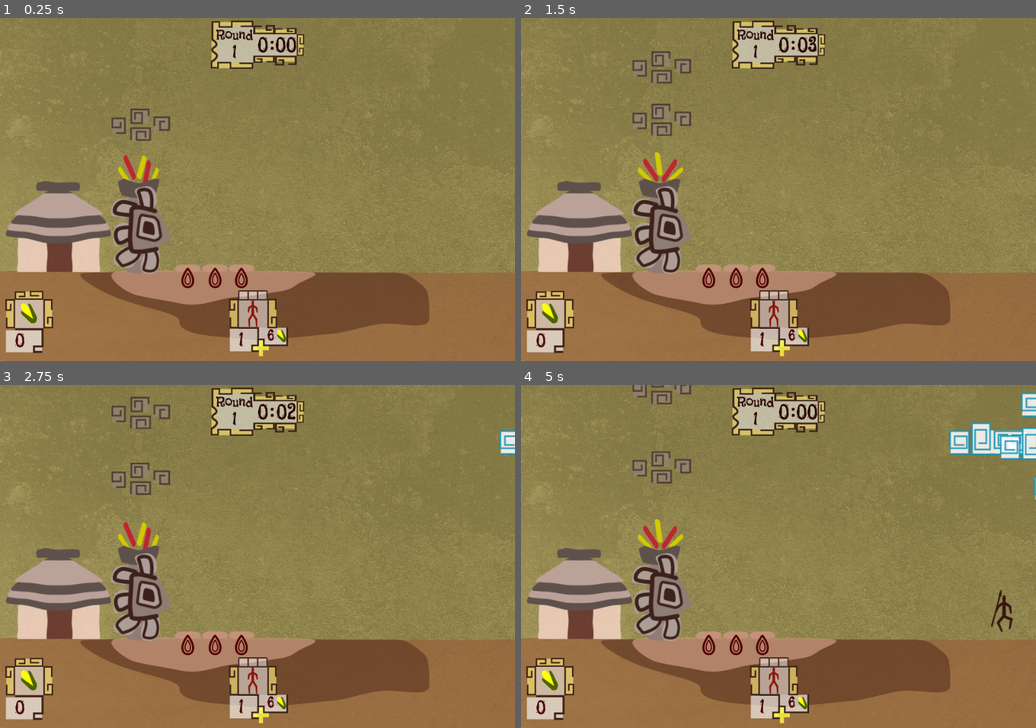
Above: before the commit, frames 1-4 (two rows, left to right).
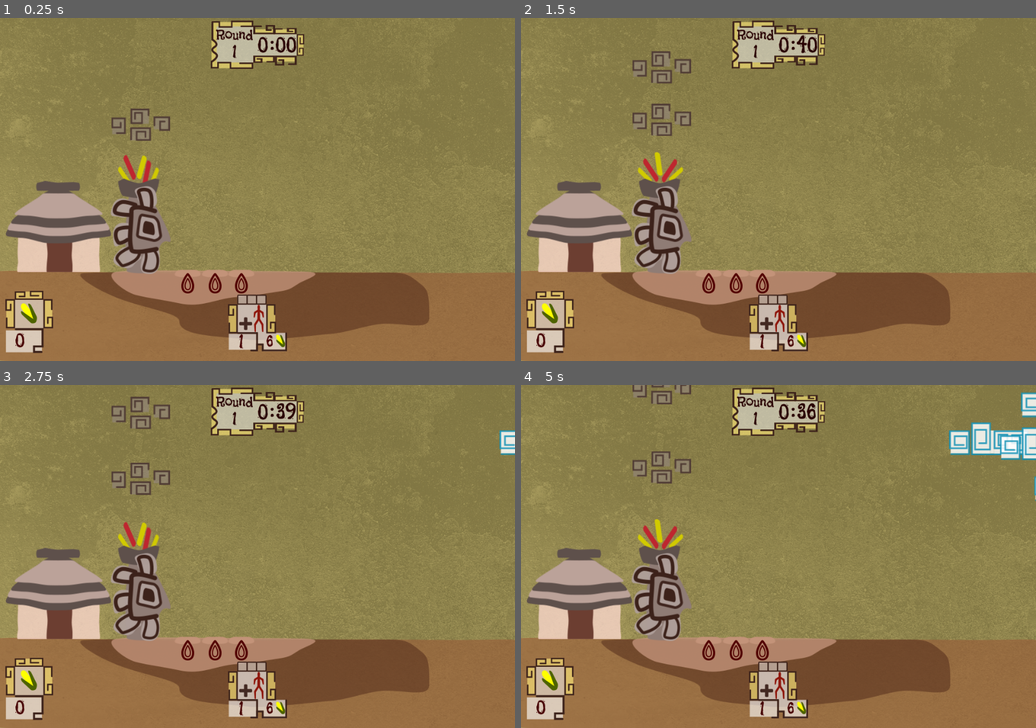
Above: after the commit, the same moments.

Repository: solivo/popol
Game: Godot game, scene res://main/Main.tscn
The game is run twice, just before and just after one commit, with the same random seed, the same clock (stepped at 60 frames per second) and the same inputs.
Inputs (mouse positions are in pixels of both pictures, inside the frame that each line leads up to):
- Up to frame 1 (0.25 s): no input
- Up to frame 2 (1.5 s): click (778, 333) at 0.5 s, where only the run after the commit has a clickable "1"; click (778, 333) at 1.25 s, where only the run after the commit has a clickable "1"
- Up to frame 3 (2.75 s): click (257, 700) at 2 s, where only the run after the commit has a clickable "1"
- Up to frame 4 (5 s): move the mouse to (891, 539) at 2.77 s; press the mouse at (891, 539) at 2.78 s; move the mouse to (675, 573) at 3.52 s; release the mouse at (675, 573) at 3.53 s; click (675, 573) at 3.6 s; move the mouse to (830, 481) at 4.27 s; press the mouse at (830, 481) at 4.28 s

The runs differ from the first frame. In frame 1, 1.7% of the frame differs, in the area x 33-56%, y 71-99%; in frame 2, 1.9%; in frame 3, 1.9%; in frame 4, 2.0%, in the area x 33-96%, y 5-99%.

Commit message:
harvest queue task during battle problems fixed

Diff:
--- a/main/Main.tscn
+++ b/main/Main.tscn
@@ -1,16 +1,18 @@
-[gd_scene load_steps=14 format=2]
+[gd_scene load_steps=16 format=2]
 
 [ext_resource path="res://world/World.tscn" type="PackedScene" id=1]
 [ext_resource path="res://scenes/gui/GUI.gd" type="Script" id=2]
 [ext_resource path="res://scenes/gui/assets/round_panel/round_panel.png" type="Texture" id=3]
 [ext_resource path="res://scenes/gui/assets/fonts/Flavors-Regular.ttf" type="DynamicFontData" id=4]
 [ext_resource path="res://scenes/gui/assets/fonts/timer_round_font.tres" type="DynamicFont" id=5]
-[ext_resource path="res://scenes/gui/assets/units_panel/units_panel.png" type="Texture" id=6]
-[ext_resource path="res://scenes/gui/assets/units_panel/progress_bar_empty.png" type="Texture" id=7]
-[ext_resource path="res://scenes/gui/assets/units_panel/progress_bar_inner.png" type="Texture" id=8]
-[ext_resource path="res://scenes/gui/assets/fonts/font_panel.tres" type="DynamicFont" id=9]
-[ext_resource path="res://scenes/gui/assets/fonts/font_cost_panel.tres" type="DynamicFont" id=10]
-[ext_resource path="res://scenes/gui/assets/corn_amount_panel/corn_amount_panel.png" type="Texture" id=11]
+[ext_resource path="res://scenes/gui/assets/units_panel/units_button_normal.png" type="Texture" id=6]
+[ext_resource path="res://scenes/gui/assets/units_panel/units_button_pressed.png" type="Texture" id=7]
+[ext_resource path="res://scenes/gui/assets/units_panel/units_button_disabled.png" type="Texture" id=8]
+[ext_resource path="res://scenes/gui/assets/units_panel/progress_bar_empty.png" type="Texture" id=9]
+[ext_resource path="res://scenes/gui/assets/units_panel/progress_bar_inner.png" type="Texture" id=10]
+[ext_resource path="res://scenes/gui/assets/fonts/font_panel.tres" type="DynamicFont" id=11]
+[ext_resource path="res://scenes/gui/assets/fonts/font_cost_panel.tres" type="DynamicFont" id=12]
+[ext_resource path="res://scenes/gui/assets/corn_amount_panel/corn_amount_panel.png" type="Texture" id=13]
 
 [sub_resource type="DynamicFont" id=1]
 size = 26
@@ -39,6 +41,7 @@
 custom_constants/margin_top = 5
 
 [node name="RoundPanel" type="TextureRect" parent="GUI/RoundPanelContainer"]
+editor/display_folded = true
 margin_top = 5.0
 margin_right = 174.0
 margin_bottom = 99.0
@@ -124,46 +127,48 @@
 margin_bottom = 0.540344
 
 [node name="MainPanel" type="HBoxContainer" parent="GUI"]
-editor/display_folded = true
 anchor_left = 0.5
 anchor_top = 1.0
 anchor_right = 0.5
 anchor_bottom = 1.0
-margin_left = -53.0
+margin_left = -55.0
 margin_top = -116.0
-margin_right = 53.0
+margin_right = 55.0
 size_flags_horizontal = 0
 size_flags_vertical = 0
 custom_constants/separation = 36
 
 [node name="MarginContainer" type="MarginContainer" parent="GUI/MainPanel"]
-editor/display_folded = true
 margin_right = 110.0
 margin_bottom = 116.0
-
-[node name="UnitsPanel" type="TextureRect" parent="GUI/MainPanel/MarginContainer"]
+custom_constants/margin_top = 10
+
+[node name="UnitsPanel" type="TextureButton" parent="GUI/MainPanel/MarginContainer"]
+margin_top = 10.0
 margin_right = 110.0
 margin_bottom = 116.0
-texture = ExtResource( 6 )
+texture_normal = ExtResource( 6 )
+texture_pressed = ExtResource( 7 )
+texture_disabled = ExtResource( 8 )
 
 [node name="TextureProgress" type="TextureProgress" parent="GUI/MainPanel/MarginContainer/UnitsPanel"]
 anchor_left = 0.5
 anchor_right = 0.5
 margin_left = -37.6562
-margin_top = -16.0
+margin_top = -18.4853
 margin_right = 25.8438
-margin_bottom = 40.0
-texture_under = ExtResource( 7 )
-texture_progress = ExtResource( 8 )
+margin_bottom = 37.5147
+texture_under = ExtResource( 9 )
+texture_progress = ExtResource( 10 )
 
 [node name="UnitsAmountLabel" type="Label" parent="GUI/MainPanel/MarginContainer/UnitsPanel"]
 anchor_top = 1.0
 anchor_bottom = 1.0
-margin_left = 8.0
-margin_top = -65.0
-margin_right = 37.0
-margin_bottom = -16.0
-custom_fonts/font = ExtResource( 9 )
+margin_left = 9.75516
+margin_top = -60.6545
+margin_right = 38.7552
+margin_bottom = -11.6545
+custom_fonts/font = ExtResource( 11 )
 custom_colors/font_color = Color( 0.278431, 0.0156863, 0.0156863, 1 )
 text = "1"
 align = 1
@@ -173,11 +178,11 @@
 anchor_top = 1.0
 anchor_right = 1.0
 anchor_bottom = 1.0
-margin_left = -44.9868
-margin_top = -68.2453
-margin_right = -18.9868
-margin_bottom = -29.2453
-custom_fonts/font = ExtResource( 10 )
+margin_left = -45.4501
+margin_top = -56.663
+margin_right = -19.4501
+margin_bottom = -17.663
+custom_fonts/font = ExtResource( 12 )
 custom_colors/font_color = Color( 0.278431, 0.0156863, 0.0156863, 1 )
 text = "6"
 align = 1
@@ -218,6 +223,8 @@
 [connection signal="round_changed" from="World" to="GUI" method="_on_World_round_changed"]
 [connection signal="round_minutes_changed" from="World" to="GUI" method="_on_World_round_minutes_changed"]
 [connection signal="round_seconds_changed" from="World" to="GUI" method="_on_World_round_seconds_changed"]
+[connection signal="unit_panel_disabled" from="World" to="GUI" method="_on_World_unit_panel_disabled"]
+[connection signal="unit_panel_enabled" from="World" to="GUI" method="_on_World_unit_panel_enabled"]
 [connection signal="units_amount_changed" from="World" to="GUI" method="_on_World_units_amount_changed"]
 [connection signal="cloud_area_clicked" from="GUI" to="World" method="_on_GUI_cloud_area_clicked"]
 [connection signal="unit_panel_pressed" from="GUI" to="World" method="_on_GUI_unit_panel_pressed"]
--- a/scenes/building/Building.gd
+++ b/scenes/building/Building.gd
@@ -33,6 +33,7 @@
 		else:
 			task_name = "battle"
 		process_task(task_name)
+	print(task_queue)
 
 
 func add_task(task_name):
@@ -59,6 +60,7 @@
 	if unit_name == "gatherer":
 		var gatherer = Gatherer.instance()
 		gatherer.position = $SpawningPoint.position
+		gatherer.connect("plant_not_collected", self, "restore_harvest_task")
 		connect("gatherer_exited", gatherer, "quit_gatherer")
 		add_child(gatherer)
 		emit_signal("gatherer_created", gatherer)
@@ -72,6 +74,9 @@
 
 func unit_killed(unit_type):
 	emit_signal("units_changed", unit_type) #Redirect signal to the world
+
+func restore_harvest_task():
+	task_queue.append("harvest")
 
 func _on_BuildingDoorArea_body_entered(body: PhysicsBody2D) -> void:
 	if body.is_in_group("farmer"):
--- a/scenes/building/Building.tscn
+++ b/scenes/building/Building.tscn
@@ -103,7 +103,6 @@
 position = Vector2( 0, 50 )
 
 [node name="UnitSpawningTimer" type="Timer" parent="."]
-wait_time = 2.0
 autostart = true
 
 [node name="BuildingDoorArea" type="Area2D" parent="."]
--- a/scenes/gui/GUI.gd
+++ b/scenes/gui/GUI.gd
@@ -33,6 +33,12 @@
 func update_round_count(current_round):
 	$RoundPanelContainer/RoundPanel/RoundCountLabel.text = str(current_round)
 
+func disable_unit_panel():
+	$MainPanel/MarginContainer/UnitsPanel.disabled = true
+
+func enable_unit_panel():
+	$MainPanel/MarginContainer/UnitsPanel.disabled = false
+
 func _on_CloudsController_gui_input(event: InputEvent) -> void:
 	if event.is_action_pressed("mouse_click"):
 		emit_signal("cloud_area_clicked", get_global_mouse_position())
@@ -67,3 +73,10 @@
 
 func _on_World_round_changed(current_round) -> void:
 	update_round_count(current_round)
+
+
+func _on_World_unit_panel_disabled() -> void:
+	disable_unit_panel()
+
+func _on_World_unit_panel_enabled() -> void:
+	enable_unit_panel()
--- a/scenes/human/gatherer/Gatherer.gd
+++ b/scenes/human/gatherer/Gatherer.gd
@@ -6,9 +6,10 @@
 
 var plant_collected = false
 
-signal plant_collected(number_position)
+#signal plant_collected(number_position)
+signal plant_not_collected #Trigger the signal when the farmer disappear before collect the plant
+# Called when the node enters the scene tree for the first time.
 
-# Called when the node enters the scene tree for the first time.
 func _ready() -> void:
 	go_to_harvest()
 
@@ -34,6 +35,7 @@
 
 func quit_gatherer():
 	if not plant_collected:
+		emit_signal("plant_not_collected")
 		$AnimationPlayer.play("gatherer_leaving")
 	else:
 		$AnimationPlayer.play("gatherer_returning")
--- a/scenes/human/gatherer/Gatherer.tscn
+++ b/scenes/human/gatherer/Gatherer.tscn
@@ -245,13 +245,14 @@
 [sub_resource type="RectangleShape2D" id=7]
 extents = Vector2( 17.0709, 35.0728 )
 
-[node name="Farmer" type="KinematicBody2D" groups=[
+[node name="Gatherer" type="KinematicBody2D" groups=[
 "gatherer",
 "farmer",
 ]]
 collision_layer = 8
 collision_mask = 16
 script = ExtResource( 1 )
+unit_speed = 60
 
 [node name="SpriteFarmer" type="Sprite" parent="."]
 position = Vector2( 0, -10 )
--- a/scenes/human/warrior/Warrior.gd
+++ b/scenes/human/warrior/Warrior.gd
@@ -94,6 +94,7 @@
 func end_attack(win):
 	print(win)
 	if  win:
+		winning_factor.append("false") #Decreases the probabity of win the next fight
 		attacking = false
 		current_action = "searching_enemies"
 		current_side = default_side
--- a/world/World.gd
+++ b/world/World.gd
@@ -49,6 +49,8 @@
 signal round_minutes_changed(current_minutes)
 signal round_seconds_changed(current_seconds)
 signal round_changed(current_round)
+signal unit_panel_disabled
+signal unit_panel_enabled
 
 #Building
 signal unit_created
@@ -115,11 +117,9 @@
 	current_units += 1
 	$Building.current_units = current_units
 	$Building.units_avaliable += 1 #Set units avaliable to made tasks
-	corn_amount -= unit_cost
 	$UnitCreationTimer.stop() #Reset
 	creating_unit = false #Reset
 	#GUI
-	emit_signal("corn_amount_changed", corn_amount)
 	emit_signal("units_amount_changed", current_units)
 
 func create_enemy():
@@ -180,6 +180,9 @@
 	if corn_amount >= unit_cost and not creating_unit:
 		creating_unit = true
 		unit_creation_current_time = 0 # Reset
+		corn_amount -= unit_cost
+		emit_signal("corn_amount_changed", corn_amount)
+		emit_signal("unit_panel_disabled")
 		$UnitCreationTimer.start()
 
 
@@ -188,11 +191,12 @@
 	emit_signal("progress_unit_creation_changed", unit_creation_current_time, unit_creation_duration)
 	if unit_creation_current_time >= unit_creation_duration:
 		create_new_unit()
+		emit_signal("unit_panel_enabled")
 
 
 func _on_RoundTimer_timeout() -> void:
 	if current_seconds  <= 0:
-		current_seconds = 3
+		current_seconds = 40
 		if current_minutes > 0:
 			current_minutes -= 1
 			emit_signal("round_minutes_changed", current_minutes)
--- a/world/World.tscn
+++ b/world/World.tscn
@@ -78,16 +78,16 @@
 position = Vector2( 109.223, 389.312 )
 
 [node name="SpawningPlantPosition1" type="Position2D" parent="."]
-position = Vector2( 350, 400 )
+position = Vector2( 350, 410 )
 
 [node name="SpawningPlantPosition2" type="Position2D" parent="."]
-position = Vector2( 400.95, 400 )
+position = Vector2( 400.95, 410 )
 
 [node name="SpawningPlantPosition3" type="Position2D" parent="."]
-position = Vector2( 450, 400 )
+position = Vector2( 450, 410 )
 
 [node name="EnemySpawningPosition" type="Position2D" parent="."]
-position = Vector2( 900, 430 )
+position = Vector2( 1000, 430 )
 
 [node name="CloudsSpawnPath" type="Path2D" parent="."]
 editor/display_folded = true
Not shown: 2 places in main/Main.tscn that only renumber resources
Binary file changed: scenes/corn_plant/assets/water_indicator_on.png
Binary file added: scenes/gui/assets/units_panel/units_button_disabled.png
Not shown, added: scenes/gui/assets/units_panel/units_button_disabled.png.import
Binary file added: scenes/gui/assets/units_panel/units_button_normal.png
Not shown, added: scenes/gui/assets/units_panel/units_button_normal.png.import
Binary file added: scenes/gui/assets/units_panel/units_button_pressed.png
Not shown, added: scenes/gui/assets/units_panel/units_button_pressed.png.import
